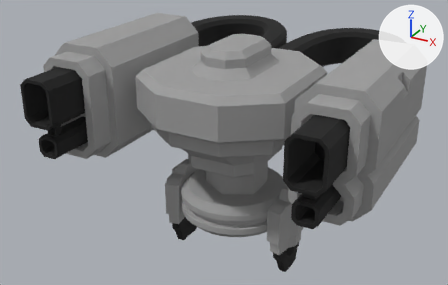
A saved change to the Blender file blender_files/robot-thing.blend.
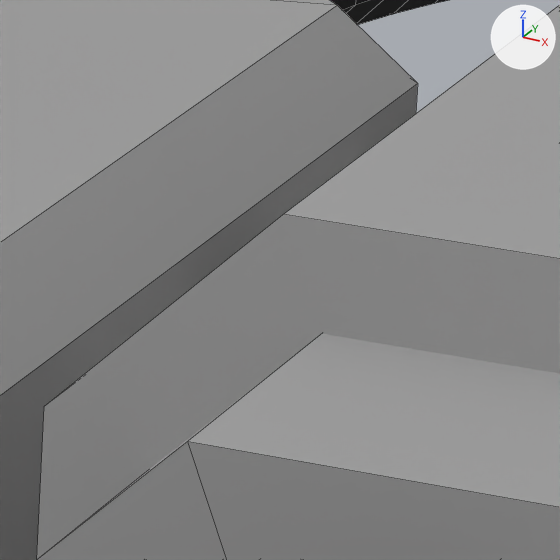
Each version appears first whole from a 50 mm lens placed at (2.88, -5.51, 4.08), pointed at (-0.25, 0.17, 1.24), and next in a close-up on the part from 65% to 76% of the width and 23% to 40% of the height. The axes (+X, +Y, +Z) are drawn at upper right. The lights are the same throughout. The close-ups show mesh edges as thin lines.

The older version as bpy lines, for what is in view:
```python
ob_cube_045 = bpy.data.objects.new('Cube.045', me_cube_045)
ob_cube_045.parent = ob_cube_049
ob_cube_045.location = (0.0, 0.0, 0.0)
ob_cube_045.rotation_mode = 'AXIS_ANGLE'
ob_cube_045.rotation_axis_angle = (0.0, 0.0, 1.0, 0.0)
ob_cube_048 = bpy.data.objects.new('Cube.048', me_cube_048)
ob_cube_048.parent = ob_cube_049
ob_cube_048.location = (0.0, 0.0, 0.0)
ob_cube_049 = bpy.data.objects.new('Cube.049', me_cube_049)
ob_cube_049.parent = ob_cube_042
ob_cube_049.location = (0.0, 0.137, 0.491)
# also in view: 'Cube.047' at (0.0, -0.67, 1.85)
```
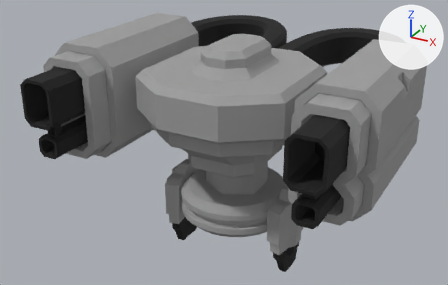
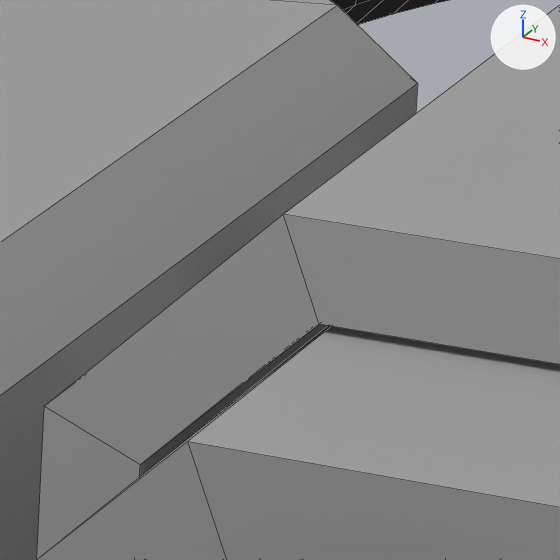
Location of each change, (x1, y1, x2, y2) in pixels of the close-ups (560 x 560 px):
part 1 of me_cube_045, built on: (44, 214, 560, 479) in both

Patch to the scene script:
```diff
--- a/blender_files/robot-thing.blend.py
+++ b/blender_files/robot-thing.blend.py
@@ me_cube_045 @@
 # used by ob_cube_045; parent = ob_cube_049; location = (0.0, 0.0, 0.0); rotation_axis_angle = (0.0, 0.0, 1.0, 0.0)
-me_cube_045.from_pydata(...)  # 144 vertices, 133 faces; spans x -1.74..-0.98, y -0.68..1.19, z 1.24..2.45
+me_cube_045.from_pydata(...)  # 170 vertices, 159 faces; spans x -1.74..-0.98, y -0.68..1.19, z 1.24..2.45
+# me_cube_045 part 1
+# 1 face is deleted
+# 13 vertices are added at x -1.66..-1.06, y -0.68, z 1.32..2.37
+# 13 new vertices lie (0.0, 0.72, 0.0) away from vertices in x -1.66..-1.06, y -0.68, z 1.32..2.37
+# 27 new faces join them
 me_cube_045.materials.append(mat_material_009)
```
